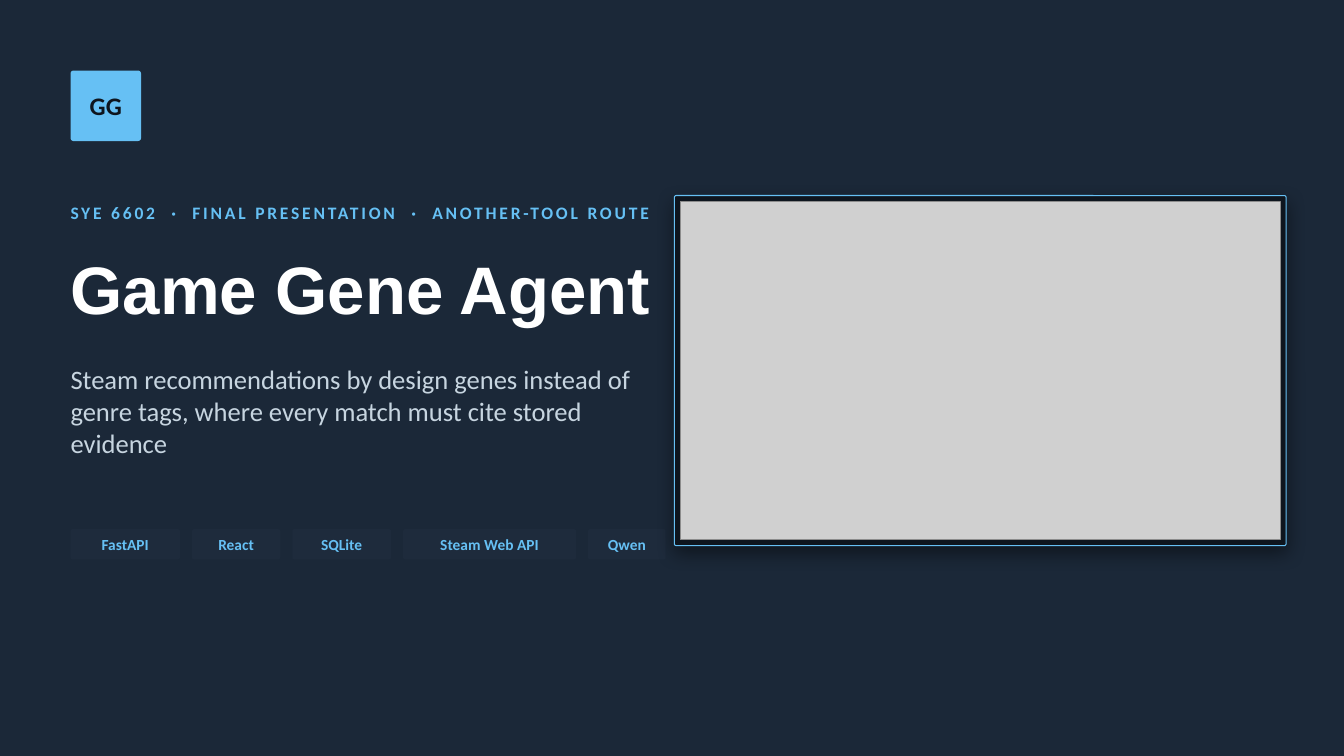
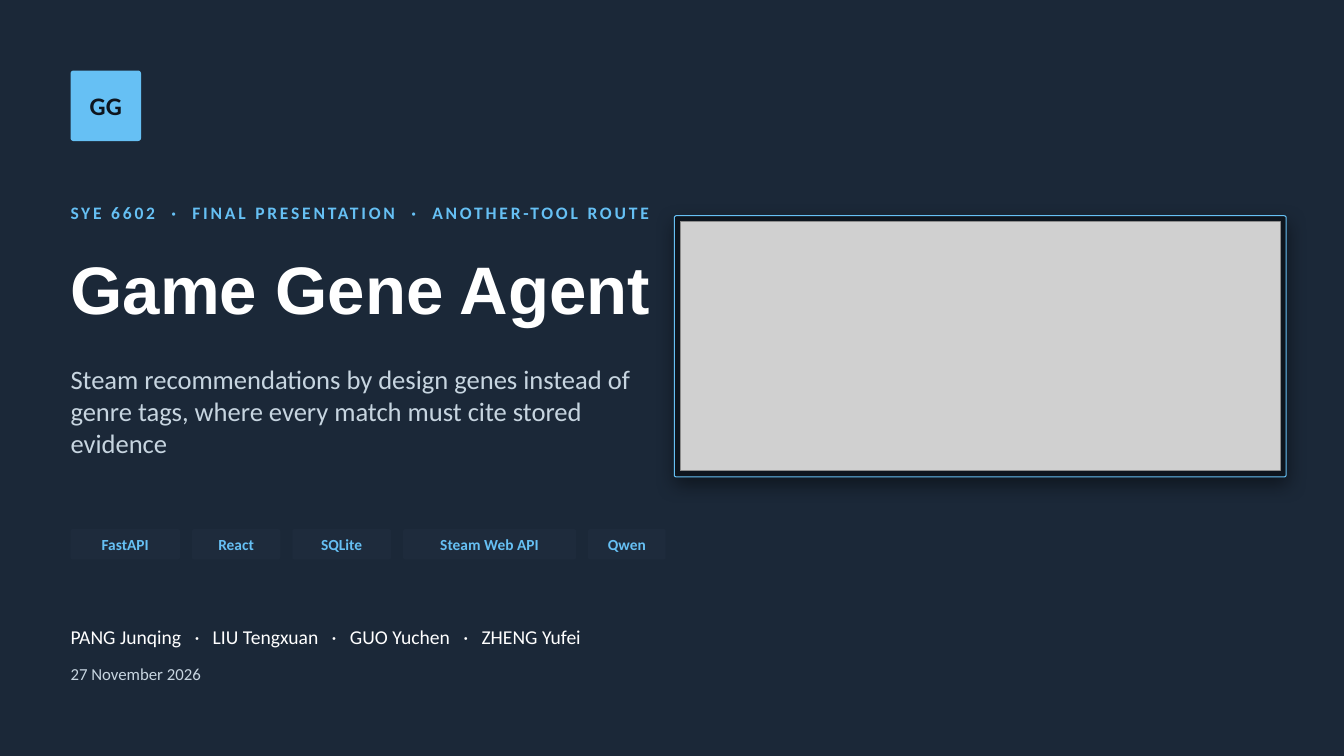
Before and after one commit to baishouxiaosheng/6602, a slide deck: slide 1 of docs/presentation/Game_Gene_Agent_Final_Presentation.pptx. Drawn at 1344x756 pixels with LibreOffice and Linux fonts; fonts in the diff are those of the drawing; grey boxes stand for pictures; background and template pictures are left out. Boxes give left, top, right and bottom in pixels: in the first picture for what was removed or moved away, otherwise in the second. Text is boxed around its words. In the diff, an @@ line names an element or a change of style, - is before the commit and + after.

```diff
--- a/docs/presentation/Game_Gene_Agent_Final_Presentation.pptx
+++ b/docs/presentation/Game_Gene_Agent_Final_Presentation.pptx
@@ rounded rectangle: place and size @@
-rounded rectangle at [675, 196, 1287, 545]
+rounded rectangle at [675, 216, 1287, 477]
@@ rounded rectangle at [675, 216, 1287, 477]: proportions changed @@
@@ picture: place and size @@
-picture at [681, 202, 1280, 539]
+picture at [681, 222, 1280, 471]
@@ text added at [71, 630, 581, 648], 14 pt, text #FFFFFF @@
+PANG Junqing · LIU Tengxuan · GUO Yuchen · ZHENG Yufei
@@ text added at [71, 668, 201, 680], 12 pt, text #C7D5E0 @@
+27 November 2026
```
Also in this commit, not shown: 2 other slides changed, 10 other files.
